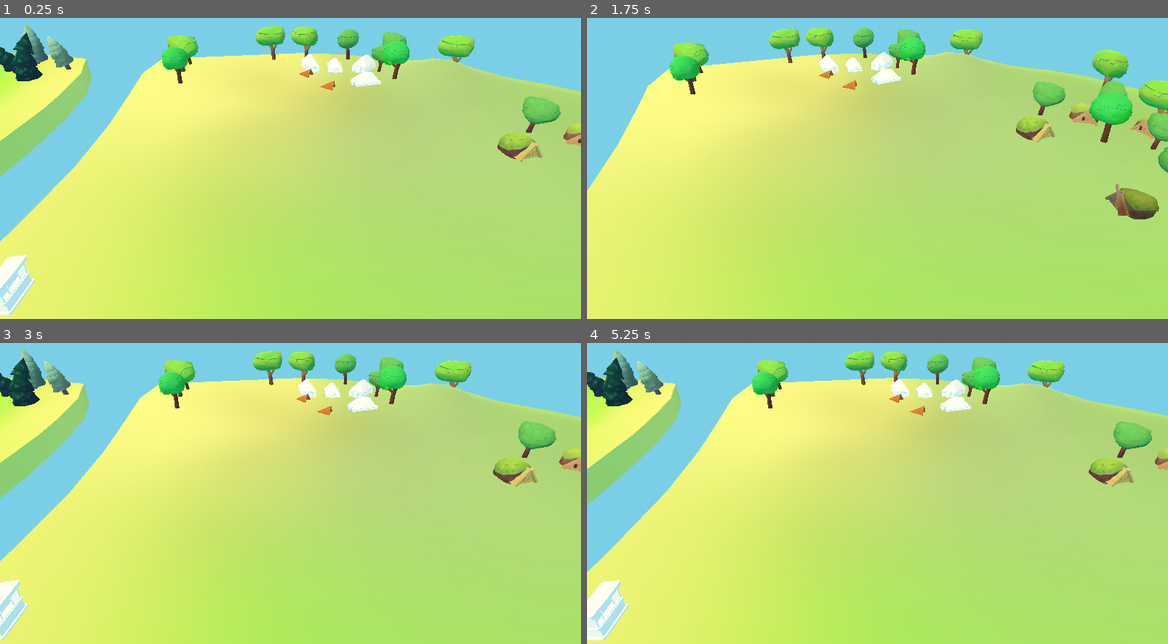
Above: before the commit, frames 1-4 (two rows, left to right).
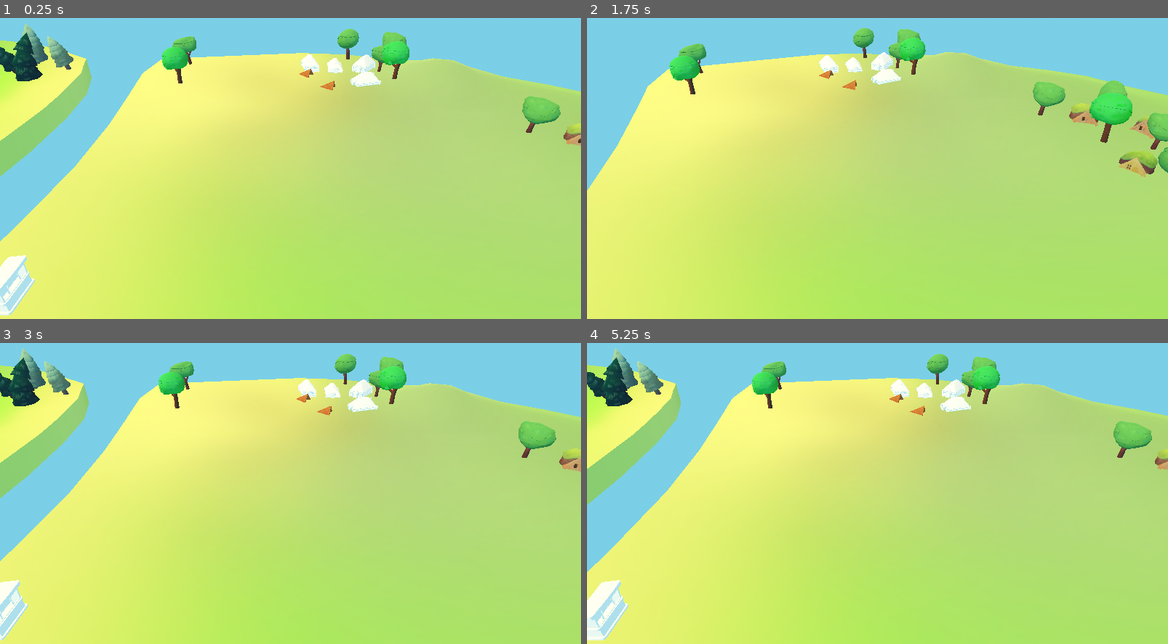
Above: after the commit, the same moments.

Repository: Baizard-13/Racoonomics
Game: Godot game, scene res://Location/location.tscn
Same seed, same stepped clock (60 frames per second), same inputs: the game is played once before the commit and once after it.
Inputs (mouse positions are in pixels of both pictures, inside the frame that each line leads up to):
- Up to frame 1 (0.25 s): no input
- Up to frame 2 (1.75 s): tap Enter at 0.5 s; move the mouse to (1005, 138) at 0.52 s; tap A (a) at 0.6 s; tap D (d) at 0.8, 1.35 s; tap Space at 1.25 s; move the mouse to (761, 171) at 1.27 s; tap E (e) at 1.55 s
- Up to frame 3 (3 s): tap Enter at 2 s; move the mouse to (348, 409) at 2.02 s; tap E (e) at 2.1 s; tap Q (q) at 2.3, 2.85 s; tap Space at 2.75 s; move the mouse to (261, 544) at 2.77 s
- Up to frame 4 (5.25 s): tap S (s) at 3.05, 3.6 s; tap Enter at 3.5 s; move the mouse to (1051, 529) at 3.52 s; tap W (w) at 3.8, 4.35 s; tap Space at 4.25 s; move the mouse to (703, 433) at 4.27 s; tap A (a) at 4.55, 5.1 s; move the mouse to (906, 481) at 5.02 s

The runs differ from the first frame. In frame 1, 1.9% of the frame differs, in the area x 0-94%, y 2-48%; in frame 2, 3.6%, in the area x 14-100%, y 3-67%; in frame 3, 1.9%; in frame 4, 1.9%.

Commit message:
Location for Boris

Diff:
--- a/Game/Main_Lock.tscn
+++ b/Game/Main_Lock.tscn
@@ -19,13 +19,10 @@
 [ext_resource type="PackedScene" uid="uid://cqgovex333b2e" path="res://Location/Location_Meshes/sm_home_squirl_2.tscn" id="17_squd4"]
 [ext_resource type="PackedScene" uid="uid://bmj6ewld4jk1h" path="res://Location/Location_Meshes/sm_home_squirl_3.tscn" id="18_2738m"]
 [ext_resource type="PackedScene" uid="uid://bpxt2sgg0rnuy" path="res://Location/Location_Meshes/sm_home_squirl_4.tscn" id="19_b3wxp"]
-[ext_resource type="PackedScene" uid="uid://lwuxv2652d7j" path="res://Location/Location_Meshes/sm_home_wolfs_1.tscn" id="20_1bv2c"]
-[ext_resource type="PackedScene" uid="uid://tfax0wjmb2ao" path="res://Location/Location_Meshes/sm_home_wolfs_2.tscn" id="21_bt38y"]
 [ext_resource type="PackedScene" uid="uid://deb6pcsl0payw" path="res://Location/Location_Meshes/sm_hub.tscn" id="22_b734s"]
-[ext_resource type="PackedScene" uid="uid://dea3ywscsoje8" path="res://Location/Location_Meshes/sm_location.tscn" id="23_08mbt"]
-[ext_resource type="PackedScene" uid="uid://ehojusufcwx2" path="res://Location/Location_Meshes/sm_tree_elki_1.tscn" id="24_d6rob"]
-[ext_resource type="PackedScene" uid="uid://bkilqmwdkxi5q" path="res://Location/Location_Meshes/sm_tree_elki_2.tscn" id="25_v581e"]
-[ext_resource type="PackedScene" uid="uid://ce32gxmaqjij" path="res://Location/Location_Meshes/sm_tree_tree_1.tscn" id="26_blasr"]
+[ext_resource type="PackedScene" uid="uid://b2extpusacvmt" path="res://Location/Location_Meshes/sm_location.tscn" id="23_08mbt"]
+[ext_resource type="PackedScene" uid="uid://ctbxme05cf41x" path="res://Location/Location_Meshes/sm_tree_elki_1.tscn" id="24_d6rob"]
+[ext_resource type="PackedScene" uid="uid://b6j6wcgl8m4d5" path="res://Location/Location_Meshes/sm_tree_elki_2.tscn" id="25_v581e"]
 [ext_resource type="PackedScene" uid="uid://cmnfc7o4vr4c2" path="res://Location/Location_Meshes/sm_tree_tree_2.tscn" id="27_vrjwm"]
 [ext_resource type="PackedScene" uid="uid://b37h4736xqn7" path="res://Location/Location_Meshes/sm_tree_tree_3.tscn" id="28_3pyx1"]
 
@@ -38,18 +35,14 @@
 [node name="SM_Home_bober_3" parent="." unique_id=1791956331 instance=ExtResource("3_8grkf")]
 
 [node name="SM_Home_eji_1" parent="." unique_id=1898805106 instance=ExtResource("4_8x6re")]
+transform = Transform3D(1, 0, 0, 0, 1, 0, 0, 0, 1, 22.060074, 0, 7.962677)
 
 [node name="SM_Home_eji_2" parent="." unique_id=1112614428 instance=ExtResource("5_omyc5")]
 
 [node name="SM_Home_eji_3" parent="." unique_id=1290987173 instance=ExtResource("6_pf4fl")]
+transform = Transform3D(0.27736497, 0, -0.96076465, 0, 1, 0, 0.96076465, 0, 0.27736497, 105.54062, -4.8853283, -213.52867)
 
 [node name="SM_Home_eji_4" parent="." unique_id=349047960 instance=ExtResource("7_w3r0s")]
-
-[node name="SM_Home_foxes_1" parent="." unique_id=1259168738 instance=ExtResource("8_32s0w")]
-
-[node name="SM_Home_foxes_2" parent="." unique_id=1653912272 instance=ExtResource("9_58rij")]
-
-[node name="SM_Home_foxes_3" parent="." unique_id=1014115372 instance=ExtResource("10_ohmbv")]
 
 [node name="SM_Home_froges_1" parent="." unique_id=1006513173 instance=ExtResource("11_uobb6")]
 
@@ -66,22 +59,23 @@
 [node name="SM_Home_squirl_2" parent="." unique_id=2111684010 instance=ExtResource("17_squd4")]
 
 [node name="SM_Home_squirl_3" parent="." unique_id=378633245 instance=ExtResource("18_2738m")]
+transform = Transform3D(1, 0, 0, 0, 1, 0, 0, 0, 1, 20.297348, 0, 0)
 
 [node name="SM_Home_squirl_4" parent="." unique_id=727470705 instance=ExtResource("19_b3wxp")]
 
-[node name="SM_Home_wolfs_1" parent="." unique_id=621699158 instance=ExtResource("20_1bv2c")]
+[node name="SM_Home_foxes_1" parent="." unique_id=1963588102 instance=ExtResource("8_32s0w")]
 
-[node name="SM_Home_wolfs_2" parent="." unique_id=256061886 instance=ExtResource("21_bt38y")]
+[node name="SM_Home_foxes_2" parent="." unique_id=843832605 instance=ExtResource("9_58rij")]
+
+[node name="SM_Home_foxes_3" parent="." unique_id=897072004 instance=ExtResource("10_ohmbv")]
+
+[node name="SM_Tree_Elki_1" parent="." unique_id=1026577583 instance=ExtResource("24_d6rob")]
+
+[node name="SM_Tree_Elki_2" parent="." unique_id=1697653733 instance=ExtResource("25_v581e")]
 
 [node name="Sm_hub" parent="." unique_id=162840423 instance=ExtResource("22_b734s")]
 
-[node name="SM_Location" parent="." unique_id=1749979641 instance=ExtResource("23_08mbt")]
-
-[node name="SM_Tree_Elki_1" parent="." unique_id=494702700 instance=ExtResource("24_d6rob")]
-
-[node name="SM_Tree_Elki_2" parent="." unique_id=275724 instance=ExtResource("25_v581e")]
-
-[node name="SM_Tree_Tree_1" parent="." unique_id=1769602490 instance=ExtResource("26_blasr")]
+[node name="SM_Location" parent="." unique_id=1477174123 instance=ExtResource("23_08mbt")]
 
 [node name="SM_Tree_Tree_2" parent="." unique_id=553250805 instance=ExtResource("27_vrjwm")]
 
--- a/Location/Location_Meshes/sm_home_foxes_1.tscn
+++ b/Location/Location_Meshes/sm_home_foxes_1.tscn
@@ -1,12 +1,12 @@
-[gd_scene format=3 uid="uid://51io08dhwl5q"]
+[gd_scene format=3 uid="uid://ceclxotmy145j"]
 
-[ext_resource type="PackedScene" uid="uid://bf8h6a0ghah6o" path="res://Lock/SM_Home_foxes_1.fbx" id="1_8yw5v"]
+[ext_resource type="PackedScene" uid="uid://c2p2a4nudktkk" path="res://Location/Location_Meshes/SM_Home_foxes_1.fbx" id="1_8yw5v"]
 [ext_resource type="Texture2D" uid="uid://buq3qnonba2lf" path="res://Textures/Location/Foxes1.png" id="2_pevpo"]
 
-[sub_resource type="StandardMaterial3D" id="StandardMaterial3D_x34a7"]
+[sub_resource type="StandardMaterial3D" id="StandardMaterial3D_8yw5v"]
 albedo_texture = ExtResource("2_pevpo")
 
-[node name="SM_Home_foxes_1" unique_id=1259168738 instance=ExtResource("1_8yw5v")]
+[node name="SM_Home_foxes_1" unique_id=1963588102 instance=ExtResource("1_8yw5v")]
 
-[node name="SM_Home_foxes_1" parent="." index="0" unique_id=987975831]
-surface_material_override/0 = SubResource("StandardMaterial3D_x34a7")
+[node name="SM_Home_foxes_1" parent="." index="0" unique_id=116703231]
+surface_material_override/0 = SubResource("StandardMaterial3D_8yw5v")
--- a/Location/Location_Meshes/sm_home_foxes_2.tscn
+++ b/Location/Location_Meshes/sm_home_foxes_2.tscn
@@ -1,12 +1,12 @@
-[gd_scene format=3 uid="uid://bl4r2tke30mmr"]
+[gd_scene format=3 uid="uid://cvec5ydwm276i"]
 
-[ext_resource type="PackedScene" uid="uid://dnc57pmnosviu" path="res://Lock/SM_Home_foxes_2.fbx" id="1_b1tyy"]
+[ext_resource type="PackedScene" uid="uid://he03d8jroef8" path="res://Location/Location_Meshes/SM_Home_foxes_2.fbx" id="1_b1tyy"]
 [ext_resource type="Texture2D" uid="uid://bawdmd6gbdvw4" path="res://Textures/Location/Foxes2.png" id="2_rwpos"]
 
-[sub_resource type="StandardMaterial3D" id="StandardMaterial3D_p58ne"]
+[sub_resource type="StandardMaterial3D" id="StandardMaterial3D_b1tyy"]
 albedo_texture = ExtResource("2_rwpos")
 
-[node name="SM_Home_foxes_2" unique_id=1653912272 instance=ExtResource("1_b1tyy")]
+[node name="SM_Home_foxes_2" unique_id=843832605 instance=ExtResource("1_b1tyy")]
 
-[node name="SM_Home_foxes_2" parent="." index="0" unique_id=222325912]
-surface_material_override/0 = SubResource("StandardMaterial3D_p58ne")
+[node name="SM_Home_foxes_2" parent="." index="0" unique_id=2099573560]
+surface_material_override/0 = SubResource("StandardMaterial3D_b1tyy")
--- a/Location/Location_Meshes/sm_home_foxes_3.tscn
+++ b/Location/Location_Meshes/sm_home_foxes_3.tscn
@@ -1,12 +1,12 @@
-[gd_scene format=3 uid="uid://bgvbadbj5rwsh"]
+[gd_scene format=3 uid="uid://c3w1hxnfl3tsq"]
 
-[ext_resource type="PackedScene" uid="uid://2bbl4f14uois" path="res://Lock/SM_Home_foxes_3.fbx" id="1_scfhc"]
+[ext_resource type="PackedScene" uid="uid://d2gab4ngeshsl" path="res://Location/Location_Meshes/SM_Home_foxes_3.fbx" id="1_scfhc"]
 [ext_resource type="Texture2D" uid="uid://by422gab56ecc" path="res://Textures/Location/Foxes3.png" id="2_0ecvp"]
 
-[sub_resource type="StandardMaterial3D" id="StandardMaterial3D_6kocq"]
+[sub_resource type="StandardMaterial3D" id="StandardMaterial3D_scfhc"]
 albedo_texture = ExtResource("2_0ecvp")
 
-[node name="SM_Home_foxes_3" unique_id=1014115372 instance=ExtResource("1_scfhc")]
+[node name="SM_Home_foxes_3" unique_id=897072004 instance=ExtResource("1_scfhc")]
 
-[node name="SM_Home_foxes_3" parent="." index="0" unique_id=540832614]
-surface_material_override/0 = SubResource("StandardMaterial3D_6kocq")
+[node name="SM_Home_foxes_3" parent="." index="0" unique_id=174257194]
+surface_material_override/0 = SubResource("StandardMaterial3D_scfhc")
--- a/Location/Location_Meshes/sm_home_wolfs_1.tscn
+++ /dev/null
@@ -1,12 +0,0 @@
-[gd_scene format=3 uid="uid://lwuxv2652d7j"]
-
-[ext_resource type="PackedScene" uid="uid://cjjdrmab2ydg6" path="res://Lock/SM_Home_wolfs_1.fbx" id="1_pb5b2"]
-[ext_resource type="Texture2D" uid="uid://bwpm8fw4iihml" path="res://Textures/Location/Wolf1.png" id="2_oki6o"]
-
-[sub_resource type="StandardMaterial3D" id="StandardMaterial3D_blqsx"]
-albedo_texture = ExtResource("2_oki6o")
-
-[node name="SM_Home_wolfs_1" unique_id=621699158 instance=ExtResource("1_pb5b2")]
-
-[node name="SM_Home_wolfs_1" parent="." index="0" unique_id=404491642]
-surface_material_override/0 = SubResource("StandardMaterial3D_blqsx")
--- a/Location/Location_Meshes/sm_home_wolfs_2.tscn
+++ /dev/null
@@ -1,12 +0,0 @@
-[gd_scene format=3 uid="uid://tfax0wjmb2ao"]
-
-[ext_resource type="PackedScene" uid="uid://dan0xh7o50ox" path="res://Lock/SM_Home_wolfs_2.fbx" id="1_anprv"]
-[ext_resource type="Texture2D" uid="uid://byolxsrpmuy4r" path="res://Textures/Location/Wolf2.png" id="2_0nai5"]
-
-[sub_resource type="StandardMaterial3D" id="StandardMaterial3D_mr04d"]
-albedo_texture = ExtResource("2_0nai5")
-
-[node name="SM_Home_wolfs_2" unique_id=256061886 instance=ExtResource("1_anprv")]
-
-[node name="SM_Home_wolfs_2" parent="." index="0" unique_id=380264229]
-surface_material_override/0 = SubResource("StandardMaterial3D_mr04d")
--- a/Location/Location_Meshes/sm_location.tscn
+++ b/Location/Location_Meshes/sm_location.tscn
@@ -1,12 +1,12 @@
-[gd_scene format=3 uid="uid://dea3ywscsoje8"]
+[gd_scene format=3 uid="uid://b2extpusacvmt"]
 
-[ext_resource type="PackedScene" uid="uid://cmmm0u4r06ggt" path="res://Lock/SM_Location.fbx" id="1_3ktas"]
+[ext_resource type="PackedScene" uid="uid://bb41swwbolwpe" path="res://Location/Location_Meshes/SM_Location.fbx" id="1_3ktas"]
 [ext_resource type="Texture2D" uid="uid://cj0mel7bsiq66" path="res://Textures/Location/Location.png" id="2_nlsr0"]
 
-[sub_resource type="StandardMaterial3D" id="StandardMaterial3D_sgsp0"]
+[sub_resource type="StandardMaterial3D" id="StandardMaterial3D_3ktas"]
 albedo_texture = ExtResource("2_nlsr0")
 
-[node name="SM_Location" unique_id=1749979641 instance=ExtResource("1_3ktas")]
+[node name="SM_Location" unique_id=1477174123 instance=ExtResource("1_3ktas")]
 
-[node name="SM_Location" parent="." index="0" unique_id=196269330]
-surface_material_override/0 = SubResource("StandardMaterial3D_sgsp0")
+[node name="SM_Location" parent="." index="0" unique_id=1093386973]
+surface_material_override/0 = SubResource("StandardMaterial3D_3ktas")
--- a/Location/Location_Meshes/sm_tree_elki_1.tscn
+++ b/Location/Location_Meshes/sm_tree_elki_1.tscn
@@ -1,12 +1,12 @@
-[gd_scene format=3 uid="uid://ehojusufcwx2"]
+[gd_scene format=3 uid="uid://ctbxme05cf41x"]
 
-[ext_resource type="PackedScene" uid="uid://cmrx2wl1gi87m" path="res://Lock/SM_Tree_Elki_1.fbx" id="1_xr76p"]
+[ext_resource type="PackedScene" uid="uid://cs7nyly2q5spo" path="res://Location/SM_Tree_Elki_1.fbx" id="1_23mh1"]
 [ext_resource type="Texture2D" uid="uid://dq0i2avosy4x3" path="res://Textures/Location/Elki1.png" id="2_23mh1"]
 
 [sub_resource type="StandardMaterial3D" id="StandardMaterial3D_n2wsc"]
 albedo_texture = ExtResource("2_23mh1")
 
-[node name="SM_Tree_Elki_1" unique_id=494702700 instance=ExtResource("1_xr76p")]
+[node name="SM_Tree_Elki_1" unique_id=1026577583 instance=ExtResource("1_23mh1")]
 
-[node name="SM_Tree_Elki_1" parent="." index="0" unique_id=811020895]
+[node name="SM_Tree_Elki_1" parent="." index="0" unique_id=151483866]
 surface_material_override/0 = SubResource("StandardMaterial3D_n2wsc")
--- a/Location/Location_Meshes/sm_tree_elki_2.tscn
+++ b/Location/Location_Meshes/sm_tree_elki_2.tscn
@@ -1,12 +1,12 @@
-[gd_scene format=3 uid="uid://bkilqmwdkxi5q"]
+[gd_scene format=3 uid="uid://b6j6wcgl8m4d5"]
 
-[ext_resource type="PackedScene" uid="uid://canrhplfckmkh" path="res://Lock/SM_Tree_Elki_2.fbx" id="1_n0m0c"]
+[ext_resource type="PackedScene" uid="uid://dauiilguaiy8d" path="res://Location/Location_Meshes/SM_Tree_Elki_2.fbx" id="1_n0m0c"]
 [ext_resource type="Texture2D" uid="uid://csifv1t1tbs11" path="res://Textures/Location/Elki2.png" id="2_fbj4o"]
 
-[sub_resource type="StandardMaterial3D" id="StandardMaterial3D_gbqa5"]
+[sub_resource type="StandardMaterial3D" id="StandardMaterial3D_fbj4o"]
 albedo_texture = ExtResource("2_fbj4o")
 
-[node name="SM_Tree_Elki_2" unique_id=275724 instance=ExtResource("1_n0m0c")]
+[node name="SM_Tree_Elki_2" unique_id=1697653733 instance=ExtResource("1_n0m0c")]
 
-[node name="SM_Tree_Elki_2" parent="." index="0" unique_id=1859050291]
-surface_material_override/0 = SubResource("StandardMaterial3D_gbqa5")
+[node name="SM_Tree_Elki_2" parent="." index="0" unique_id=1565940794]
+surface_material_override/0 = SubResource("StandardMaterial3D_fbj4o")
--- a/Location/Location_Meshes/sm_tree_tree_1.tscn
+++ b/Location/Location_Meshes/sm_tree_tree_1.tscn
@@ -1,12 +1,12 @@
-[gd_scene format=3 uid="uid://ce32gxmaqjij"]
+[gd_scene format=3 uid="uid://5wup54kgky0g"]
 
-[ext_resource type="PackedScene" uid="uid://cwmidf36dyypr" path="res://Lock/SM_Tree_Tree_1.fbx" id="1_henno"]
+[ext_resource type="PackedScene" uid="uid://c16amgemuvlws" path="res://Location/Location_Meshes/SM_Tree_Tree_1.fbx" id="1_henno"]
 [ext_resource type="Texture2D" uid="uid://so6bjqpigq8k" path="res://Textures/Location/Tree1.png" id="2_2ibci"]
 
-[sub_resource type="StandardMaterial3D" id="StandardMaterial3D_utjj2"]
+[sub_resource type="StandardMaterial3D" id="StandardMaterial3D_2ibci"]
 albedo_texture = ExtResource("2_2ibci")
 
-[node name="SM_Tree_Tree_1" unique_id=1769602490 instance=ExtResource("1_henno")]
+[node name="SM_Tree_Tree_1" unique_id=773191925 instance=ExtResource("1_henno")]
 
-[node name="SM_Tree_Tree_1" parent="." index="0" unique_id=1930187930]
-surface_material_override/0 = SubResource("StandardMaterial3D_utjj2")
+[node name="SM_Tree_Tree_1" parent="." index="0" unique_id=1208421591]
+surface_material_override/0 = SubResource("StandardMaterial3D_2ibci")
Not shown: 1 places in Game/Main_Lock.tscn that only renumber resources
Binary file added: Location/Location_Meshes/SM_Home_foxes_1.fbx
Not shown, added: Location/Location_Meshes/SM_Home_foxes_1.fbx.import
Binary file added: Location/Location_Meshes/SM_Home_foxes_2.fbx
Not shown, added: Location/Location_Meshes/SM_Home_foxes_2.fbx.import
Binary file added: Location/Location_Meshes/SM_Home_foxes_3.fbx
Not shown, added: Location/Location_Meshes/SM_Home_foxes_3.fbx.import
Binary file added: Location/Location_Meshes/SM_Location.fbx
Not shown, added: Location/Location_Meshes/SM_Location.fbx.import
Binary file added: Location/Location_Meshes/SM_Tree_Elki_2.fbx
Not shown, added: Location/Location_Meshes/SM_Tree_Elki_2.fbx.import
Binary file added: Location/Location_Meshes/SM_Tree_Tree_1.fbx
(and 3 more such lines)
